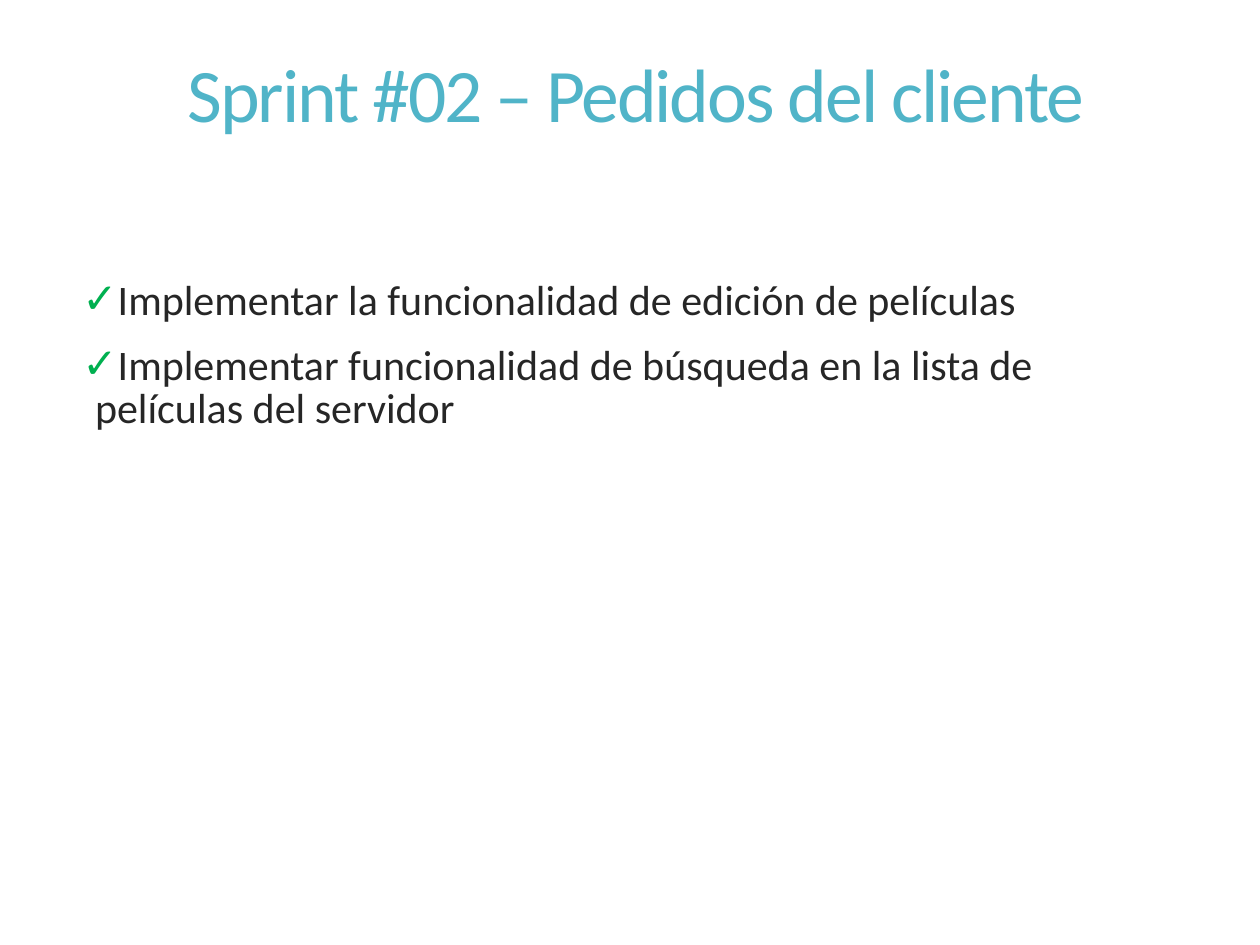
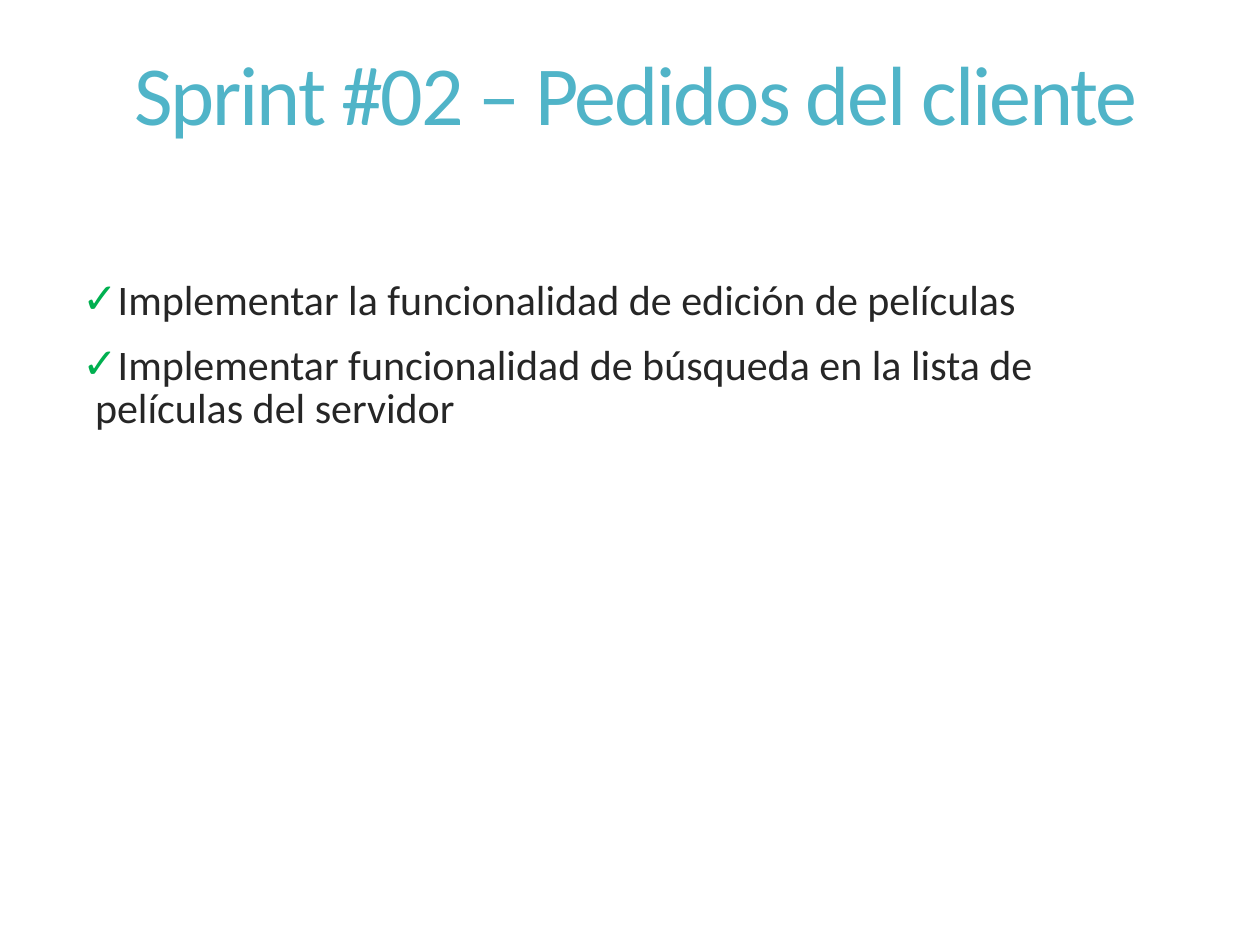
Before and after one commit to dschenkelman/a-malazan-wolvering, a slide deck: slide 3 of docs/Reuniones/Sprint 2/Reunion Informal 2013-09-23/Reunion informal 2013-09-23 .pptx. Drawn at 1260x945 pixels with LibreOffice and Linux fonts; fonts in the diff are those of the drawing. Boxes give left, top, right and bottom in pixels: in the first picture for what was removed or moved away, otherwise in the second. Text is boxed around its words. In the diff, an @@ line names an element or a change of style, - is before the commit and + after.

```diff
--- a/docs/Reuniones/Sprint 2/Reunion Informal 2013-09-23/Reunion informal 2013-09-23 .pptx
+++ b/docs/Reuniones/Sprint 2/Reunion Informal 2013-09-23/Reunion informal 2013-09-23 .pptx
@@ title "Sprint #02 – Pedidos del ..." at (134,66,1138,139): size 43.2 to 48 pt @@
```
Also in this commit, not shown: 5 other slides changed, 2 slides added.
